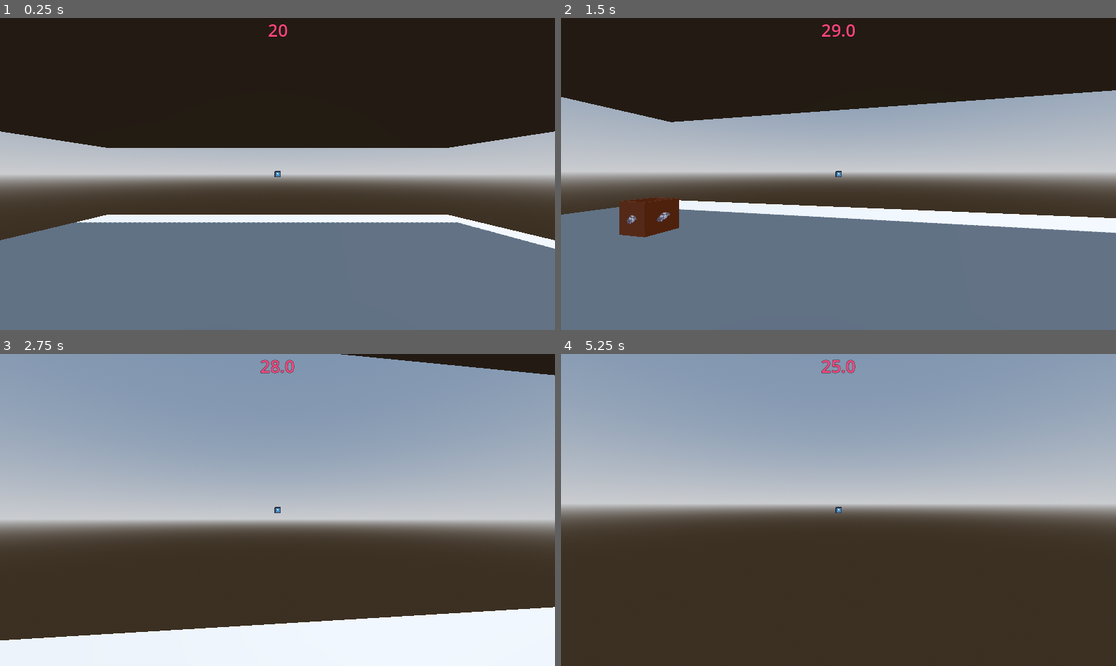
Above: before the commit, frames 1-4 (two rows, left to right).
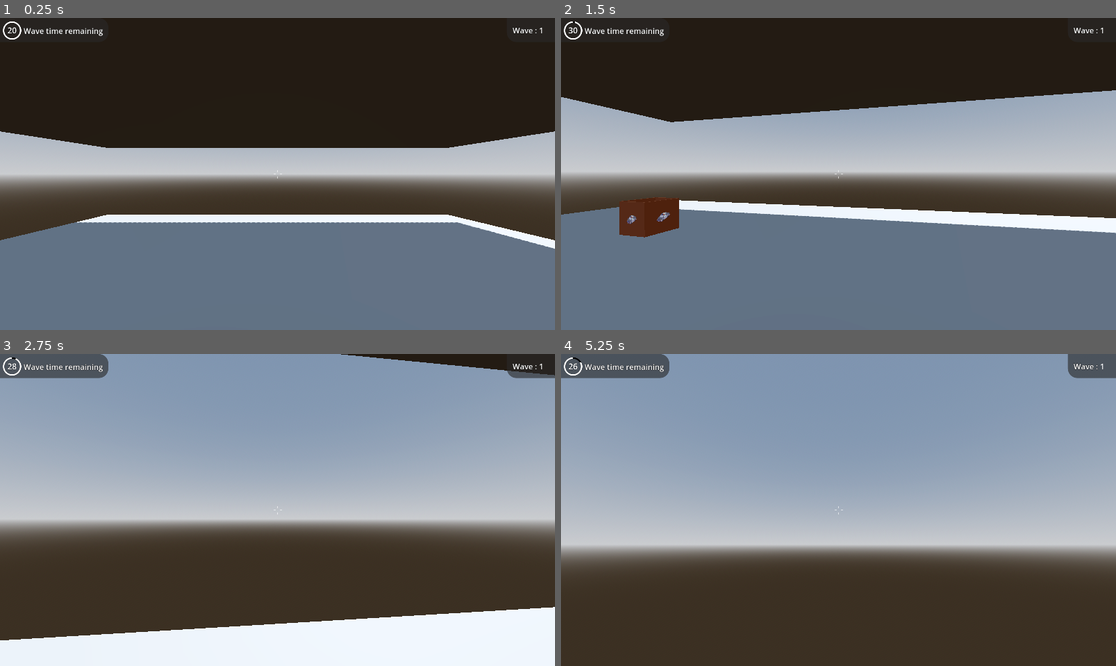
Above: after the commit, the same moments.

Repository: MonoLogicCodes/packing-hours
Game: Godot game, scene res://Scenes/main.tscn
Same seed, same stepped clock (60 frames per second), same inputs: the game is played once before the commit and once after it. The project has no main scene, so this scene is started directly. The engine's default icon, where the game draws it, is replaced by a stand-in: a white triangle on a blue panel in a dark square.
Inputs (mouse positions are in pixels of both pictures, inside the frame that each line leads up to):
- Up to frame 1 (0.25 s): no input
- Up to frame 2 (1.5 s): move the mouse to (866, 174) at 0.52 s; hold W (forward) from 0.53 s (still down); right-click (866, 174) at 0.6 s; move the mouse to (810, 174) at 1.27 s; right-click (810, 174) at 1.35 s
- Up to frame 3 (2.75 s): keep holding W (forward); move the mouse to (288, 503) at 2.02 s; right-click (288, 503) at 2.1 s
- Up to frame 4 (5.25 s): move the mouse to (832, 516) at 2.77 s; right-click (832, 516) at 2.85 s; tap Enter at 3.5 s; move the mouse to (877, 513) at 3.52 s; right-click (877, 513) at 3.6 s; tap Escape (escape) at 4.15 s; release W (forward) at 4.25 s; click (838, 488) at 4.25 s, where only the run after the commit has a clickable "RESUME"; tap Space at 5 s; move the mouse to (672, 463) at 5.02 s; hold A (left) from 5.03 s (still down); right-click (672, 463) at 5.1 s

The runs differ from the first frame. In frame 1, 0.4% of the frame differs, in the area x 0-98%, y 1-52%; in frame 2, 0.4%; in frame 3, 1.9%; in frame 4, 31%, in the area x 0-100%, y 0-69%.

Commit message:
Added UI v1
Added HUD
Added Pause Menu

Diff:
--- a/Scenes/Player/player.tscn
+++ b/Scenes/Player/player.tscn
@@ -1,7 +1,6 @@
-[gd_scene load_steps=6 format=3 uid="uid://crugke31s5nm1"]
+[gd_scene load_steps=5 format=3 uid="uid://crugke31s5nm1"]
 
 [ext_resource type="Script" uid="uid://clpmwoc2b0kh" path="res://Scripts/player.gd" id="1_4ntmi"]
-[ext_resource type="Texture2D" uid="uid://dqvl7p3i8ixff" path="res://icon.svg" id="2_btcbx"]
 
 [sub_resource type="StandardMaterial3D" id="StandardMaterial3D_2bvtq"]
 albedo_color = Color(0.3371493, 0.80824965, 0.7742935, 1)
@@ -42,20 +41,3 @@
 
 [node name="Hand" type="Node3D" parent="Head/Camera3D"]
 transform = Transform3D(1, 0, 0, 0, 1, 0, 0, 0, 1, 0.779, -0.546, -0.71774656)
-
-[node name="TextureRect" type="TextureRect" parent="."]
-anchors_preset = 8
-anchor_left = 0.5
-anchor_top = 0.5
-anchor_right = 0.5
-anchor_bottom = 0.5
-offset_left = -64.0
-offset_top = -64.0
-offset_right = 64.0
-offset_bottom = 64.0
-grow_horizontal = 2
-grow_vertical = 2
-scale = Vector2(0.1, 0.1)
-pivot_offset = Vector2(64, 64)
-mouse_filter = 2
-texture = ExtResource("2_btcbx")
--- a/Scenes/main.tscn
+++ b/Scenes/main.tscn
@@ -1,14 +1,44 @@
-[gd_scene load_steps=5 format=3 uid="uid://5w1qdgy6oegd"]
+[gd_scene load_steps=11 format=3 uid="uid://5w1qdgy6oegd"]
 
 [ext_resource type="PackedScene" uid="uid://bjdh63hcwc37g" path="res://Scenes/World/world.tscn" id="1_jjgbg"]
 [ext_resource type="Script" uid="uid://d2dtvclyryyrt" path="res://Scripts/Managers/game_manager.gd" id="2_bo1nx"]
 [ext_resource type="Script" uid="uid://c8e3qqa072yim" path="res://Scripts/Managers/anomaly_manager.gd" id="3_8gbba"]
-
-[sub_resource type="LabelSettings" id="LabelSettings_bo1nx"]
-font_size = 36
-font_color = Color(0.9838348, 0.27865908, 0.49448496, 1)
-outline_size = 2
-outline_color = Color(0, 0, 0, 1)
+[ext_resource type="Script" uid="uid://vm8fhhjlhmsj" path="res://Scripts/UI/ui.gd" id="4_kry3j"]
+[ext_resource type="Texture2D" uid="uid://b276gntvgtxm2" path="res://Assets/UI/HUD/crosshair009.png" id="5_21xkr"]
+[ext_resource type="Texture2D" uid="uid://6ewmd7ki2wxc" path="res://Assets/UI/HUD/white_ring.png" id="6_6bp64"]
+
+[sub_resource type="StyleBoxFlat" id="StyleBoxFlat_v2yv0"]
+bg_color = Color(0.16078432, 0.16078432, 0.16078432, 0.62352943)
+corner_radius_top_right = 20
+corner_radius_bottom_right = 20
+
+[sub_resource type="StyleBoxFlat" id="StyleBoxFlat_344ge"]
+bg_color = Color(0.16078432, 0.16078432, 0.16078432, 0.62352943)
+corner_radius_bottom_left = 20
+
+[sub_resource type="StyleBoxFlat" id="StyleBoxFlat_21xkr"]
+content_margin_left = 0.0
+content_margin_top = 0.0
+content_margin_right = 0.0
+content_margin_bottom = 0.0
+bg_color = Color(0.1, 0.1, 0.1, 0.6)
+corner_radius_bottom_right = 20
+corner_radius_bottom_left = 20
+corner_detail = 5
+expand_margin_left = 10.0
+expand_margin_right = 10.0
+
+[sub_resource type="StyleBoxFlat" id="StyleBoxFlat_6bp64"]
+content_margin_left = 0.0
+content_margin_top = 0.0
+content_margin_right = 0.0
+content_margin_bottom = 0.0
+bg_color = Color(0.2231029, 0.2231029, 0.22310287, 0.6)
+corner_radius_top_left = 3
+corner_radius_top_right = 3
+corner_radius_bottom_right = 3
+corner_radius_bottom_left = 3
+corner_detail = 5
 
 [node name="Main" type="Node"]
 
@@ -33,20 +63,198 @@
 [node name="AnomalyManager" type="Node" parent="Managers"]
 script = ExtResource("3_8gbba")
 
-[node name="UI" type="CanvasLayer" parent="."]
-
-[node name="time_left" type="Label" parent="UI"]
+[node name="UI" type="CanvasLayer" parent="." node_paths=PackedStringArray("wave_timer", "inter_wave_timer", "hud", "hud_wave_timer_label", "hud_wave_progress_bar", "hud_inter_wave_timer_label", "hud_inter_wave_timer_panel", "hud_curr_wave_number", "pause_menu")]
+script = ExtResource("4_kry3j")
+wave_timer = NodePath("../Managers/GameManager/wave_timer")
+inter_wave_timer = NodePath("../Managers/GameManager/inter_wave_timer")
+hud = NodePath("HUD")
+hud_wave_timer_label = NodePath("HUD/Panel/TextureProgressBar/wave_time_left")
+hud_wave_progress_bar = NodePath("HUD/Panel/TextureProgressBar")
+hud_inter_wave_timer_label = NodePath("HUD/PanelContainer/VBoxContainer/inter_wave_time")
+hud_inter_wave_timer_panel = NodePath("HUD/PanelContainer")
+hud_curr_wave_number = NodePath("HUD/Panel2/current_wave")
+pause_menu = NodePath("PauseMenu")
+
+[node name="HUD" type="Control" parent="UI"]
+layout_mode = 3
+anchors_preset = 15
+anchor_right = 1.0
+anchor_bottom = 1.0
+grow_horizontal = 2
+grow_vertical = 2
+mouse_filter = 2
+
+[node name="cross_hair" type="TextureRect" parent="UI/HUD"]
+layout_mode = 1
+anchors_preset = 8
+anchor_left = 0.5
+anchor_top = 0.5
+anchor_right = 0.5
+anchor_bottom = 0.5
+offset_left = -8.5
+offset_top = -8.5
+offset_right = 8.5
+offset_bottom = 8.5
+grow_horizontal = 2
+grow_vertical = 2
+texture = ExtResource("5_21xkr")
+expand_mode = 1
+
+[node name="Panel" type="Panel" parent="UI/HUD"]
+layout_mode = 1
+offset_right = 225.0
+offset_bottom = 50.0
+theme_override_styles/panel = SubResource("StyleBoxFlat_v2yv0")
+
+[node name="TextureProgressBar" type="TextureProgressBar" parent="UI/HUD/Panel"]
+layout_mode = 1
+offset_left = 6.0000005
+offset_top = 6.9999995
+offset_right = 70.0
+offset_bottom = 71.0
+scale = Vector2(0.595, 0.595)
+value = 100.0
+fill_mode = 5
+texture_under = ExtResource("6_6bp64")
+texture_progress = ExtResource("6_6bp64")
+tint_under = Color(0, 0, 0, 1)
+
+[node name="wave_time_left" type="Label" parent="UI/HUD/Panel/TextureProgressBar"]
+layout_mode = 1
+anchors_preset = 8
+anchor_left = 0.5
+anchor_top = 0.5
+anchor_right = 0.5
+anchor_bottom = 0.5
+offset_left = -9.5
+offset_top = -11.500002
+offset_right = 9.5
+offset_bottom = 11.500002
+grow_horizontal = 2
+grow_vertical = 2
+theme_override_colors/font_color = Color(1, 1, 1, 1)
+theme_override_colors/font_outline_color = Color(0, 0, 0, 1)
+theme_override_constants/outline_size = 2
+theme_override_font_sizes/font_size = 28
+text = "20"
+horizontal_alignment = 1
+vertical_alignment = 1
+
+[node name="Label2" type="Label" parent="UI/HUD/Panel"]
+layout_mode = 0
+offset_left = 49.0
+offset_top = 15.0
+offset_right = 214.0
+offset_bottom = 38.0
+theme_override_colors/font_color = Color(1, 1, 1, 1)
+theme_override_colors/font_outline_color = Color(0, 0, 0, 1)
+theme_override_constants/outline_size = 2
+text = "Wave time remaining"
+
+[node name="Panel2" type="Panel" parent="UI/HUD"]
+layout_mode = 1
+anchors_preset = 1
+anchor_left = 1.0
+anchor_right = 1.0
+offset_left = -100.0
+offset_bottom = 50.0
+grow_horizontal = 0
+theme_override_styles/panel = SubResource("StyleBoxFlat_344ge")
+
+[node name="Label2" type="Label" parent="UI/HUD/Panel2"]
+layout_mode = 1
+anchors_preset = 4
+anchor_top = 0.5
+anchor_bottom = 0.5
+offset_left = 12.0
+offset_top = -11.5
+offset_right = 63.000008
+offset_bottom = 11.5
+grow_vertical = 2
+theme_override_colors/font_color = Color(1, 1, 1, 1)
+theme_override_colors/font_outline_color = Color(0, 0, 0, 1)
+theme_override_constants/outline_size = 2
+text = "Wave :"
+
+[node name="current_wave" type="Label" parent="UI/HUD/Panel2"]
+layout_mode = 1
+anchors_preset = 6
+anchor_left = 1.0
+anchor_top = 0.5
+anchor_right = 1.0
+anchor_bottom = 0.5
+offset_left = -33.0
+offset_top = -11.5
+offset_bottom = 11.5
+grow_horizontal = 0
+grow_vertical = 2
+text = "0"
+
+[node name="PanelContainer" type="PanelContainer" parent="UI/HUD"]
+layout_mode = 1
 anchors_preset = 5
 anchor_left = 0.5
 anchor_right = 0.5
 offset_left = -20.0
 offset_right = 20.0
-offset_bottom = 23.0
-grow_horizontal = 2
-text = "20"
-label_settings = SubResource("LabelSettings_bo1nx")
-horizontal_alignment = 1
+offset_bottom = 40.0
+grow_horizontal = 2
+theme_override_styles/panel = SubResource("StyleBoxFlat_21xkr")
+
+[node name="VBoxContainer" type="HBoxContainer" parent="UI/HUD/PanelContainer"]
+layout_mode = 2
+theme_override_constants/separation = -2
+
+[node name="Label" type="Label" parent="UI/HUD/PanelContainer/VBoxContainer"]
+layout_mode = 2
+text = "Next wave starting in : "
+
+[node name="inter_wave_time" type="Label" parent="UI/HUD/PanelContainer/VBoxContainer"]
+layout_mode = 2
+text = "10"
+
+[node name="PauseMenu" type="Control" parent="UI"]
+process_mode = 3
+visible = false
+layout_mode = 3
+anchors_preset = 15
+anchor_right = 1.0
+anchor_bottom = 1.0
+grow_horizontal = 2
+grow_vertical = 2
+
+[node name="PanelContainer" type="PanelContainer" parent="UI/PauseMenu"]
+layout_mode = 1
+anchors_preset = 8
+anchor_left = 0.5
+anchor_top = 0.5
+anchor_right = 0.5
+anchor_bottom = 0.5
+offset_left = -20.0
+offset_top = -20.0
+offset_right = 20.0
+offset_bottom = 20.0
+grow_horizontal = 2
+grow_vertical = 2
+theme_override_styles/panel = SubResource("StyleBoxFlat_6bp64")
+
+[node name="VBoxContainer" type="VBoxContainer" parent="UI/PauseMenu/PanelContainer"]
+layout_mode = 2
+theme_override_constants/separation = 16
+
+[node name="resume" type="Button" parent="UI/PauseMenu/PanelContainer/VBoxContainer"]
+layout_mode = 2
+text = "RESUME"
+
+[node name="reload" type="Button" parent="UI/PauseMenu/PanelContainer/VBoxContainer"]
+layout_mode = 2
+text = "RELOAD PREVIOUS WAVE"
+
+[node name="main_menu" type="Button" parent="UI/PauseMenu/PanelContainer/VBoxContainer"]
+layout_mode = 2
+text = "QUIT TO MAIN MENU"
 
 [connection signal="timeout" from="Managers/GameManager/wave_timer" to="Managers/GameManager" method="_on_wave_timer_timeout"]
 [connection signal="timeout" from="Managers/GameManager/toy_spawn_freq" to="Managers/GameManager" method="_on_toy_spawn_freq_timeout"]
 [connection signal="timeout" from="Managers/GameManager/inter_wave_timer" to="Managers/GameManager" method="_on_inter_wave_timer_timeout"]
+[connection signal="pressed" from="UI/PauseMenu/PanelContainer/VBoxContainer/resume" to="UI" method="_on_resume_pressed"]
--- a/Scripts/Global.gd
+++ b/Scripts/Global.gd
@@ -4,6 +4,8 @@
 var anomaly_manager:Node#set by anomaly_manager itself
 var player:Node3D
 var world:Node3D
+
+var current_wave=0
 
 var toy_models = {
 	"ball":preload("res://Scenes/Toys_models/ball_1.tscn"),
--- a/Scripts/Managers/game_manager.gd
+++ b/Scripts/Managers/game_manager.gd
@@ -11,7 +11,6 @@
 	3:[8,[]],
 }
 var curr_wave_details:Array=[]
-var current_wave:int=0
 
 var toys_spawned_this_wave:int=0#Changes from world.gd
 var toys_left_to_place:int = 0#Changes from toys.gd
@@ -22,8 +21,8 @@
 func _ready() -> void:
 	Global.game_manager = self
 
-	current_wave=1
-	try_start_wave(current_wave)
+	Global.current_wave=1
+	try_start_wave(Global.current_wave)
 
 func start_waves_timer():
 	if wave_timer.is_stopped():wave_timer.start()
@@ -32,7 +31,7 @@
 	if toy_spawn_freq.is_stopped():toy_spawn_freq.start()
 
 func try_start_wave(wave_no:int):
-	if current_wave > WAVES.size():
+	if Global.current_wave > WAVES.size():
 		stop_wave_timers()
 		print("You Won!")
 		return
@@ -82,13 +81,12 @@
 	stop_wave_timers()
 
 func _on_inter_wave_timer_timeout() -> void:
-	current_wave+=1
-	try_start_wave(current_wave)
+	Global.current_wave+=1
+	try_start_wave(Global.current_wave)
 
 func _on_toy_spawn_freq_timeout() -> void:
 	if toys_spawned_this_wave<curr_wave_details[0]:
 		Global.world.try_spawn_toy(toys_data[toys_spawned_this_wave])
-	$"../../UI/time_left".text = str(round(wave_timer.time_left))#Temp
 
 func stop_wave_timers():
 	wave_timer.stop()
--- /dev/null
+++ b/Scripts/UI/ui.gd
@@ -0,0 +1,56 @@
+extends CanvasLayer
+
+@export var wave_timer:Timer
+@export var inter_wave_timer:Timer
+
+@export_category("HUD")
+@export var hud:Control
+@export var hud_wave_timer_label:Label
+@export var hud_wave_progress_bar:TextureProgressBar
+@export var hud_inter_wave_timer_label:Label
+@export var hud_inter_wave_timer_panel:PanelContainer
+@export var hud_curr_wave_number:Label
+
+@export_category("Pause Menu")
+@export var pause_menu:Control
+
+func _ready() -> void:
+	hud_new_wave_started()
+	pause_game(false)
+	#for HUD
+	wave_timer.timeout.connect(reset_hud_wave_timer_label)
+	inter_wave_timer.timeout.connect(hud_new_wave_started)
+	#for PauseScreen
+	Global.player.pause.connect(pause_game)
+	set_hud_wave_timer_max()
+
+func _process(_delta: float) -> void:
+	#HUD
+	if not wave_timer.is_stopped():
+		var time_left = wave_timer.time_left
+		hud_wave_progress_bar.value = time_left
+		hud_wave_timer_label.text = str(ceili(time_left))
+	if not inter_wave_timer.is_stopped():
+		hud_inter_wave_timer_panel.visible = true
+		hud_inter_wave_timer_label.text = str(ceili(inter_wave_timer.time_left))
+
+#HUD functions
+func set_hud_wave_timer_max():
+	hud_wave_progress_bar.max_value = wave_timer.wait_time
+
+func hud_new_wave_started():
+	hud_inter_wave_timer_panel.visible = false
+	hud_curr_wave_number.text = str(Global.current_wave)
+
+func reset_hud_wave_timer_label():
+	hud_wave_timer_label.text = "0"
+#Pause Menu functions
+func pause_game(to_pause:bool):
+	if to_pause:Input.set_mouse_mode(Input.MOUSE_MODE_VISIBLE)
+	else:Input.set_mouse_mode(Input.MOUSE_MODE_CAPTURED)
+
+	pause_menu.visible = to_pause
+	get_tree().paused = to_pause
+
+func _on_resume_pressed() -> void:
+	pause_game(false)
--- a/Scripts/player.gd
+++ b/Scripts/player.gd
@@ -1,4 +1,6 @@
 extends CharacterBody3D
+
+signal pause
 
 @onready var ray_cast = $Head/Camera3D/RayCast3D
 @onready var camera = $Head/Camera3D
@@ -17,29 +19,26 @@
 var speed:float = WALK_SPEED;
 var curr_fov:float = NORMAL_FOV
 var gravity:float = GRAVITY
-var mouse_captured:bool = true
 
 var picked_toy:Object = null
 
 func _ready() -> void:
 	speed=WALK_SPEED
 	Global.player = self
-	mouse_capture(true)
 
 func _unhandled_input(event: InputEvent) -> void:
 	if Input.is_action_just_pressed("escape"):
-		mouse_capture(!mouse_captured)
+		emit_signal("pause",true)
 	if Input.is_action_just_pressed("right_click"):
 		check_raycast_collider("right_click")
 
-	if mouse_captured and event is InputEventMouseMotion:
+	if event is InputEventMouseMotion:#mouse_cap is removed as this will run only if paused=false
 		rotate_y(-event.relative.x * SENSITIVITY)
 		camera.rotate_x(-event.relative.y * SENSITIVITY)
 		camera.rotation.x = clamp(camera.rotation.x,deg_to_rad(-70),deg_to_rad(60))
 
 func _physics_process(delta: float) -> void:
-	if(mouse_captured):
-		_handle_movement(delta)
+	_handle_movement(delta)
 
 func _handle_movement(delta: float) -> void:
 	if not is_on_floor():
@@ -51,7 +50,7 @@
 	var move_dir  = (transform.basis * Vector3(input_dir.x, 0, input_dir.y)).normalized()
 
 	if move_dir:
-		if camera.fov!=curr_fov:camera.fov=curr_fov
+		if camera.fov!=curr_fov:camera.fov=move_toward(camera.fov,curr_fov,speed)
 		velocity.x = move_dir.x * speed
 		velocity.z = move_dir.z * speed
 	else:
@@ -61,12 +60,6 @@
 
 	move_and_slide()
 
-func mouse_capture(val: bool):
-	mouse_captured = val
-	if val:
-		Input.set_mouse_mode(Input.MOUSE_MODE_CAPTURED)
-	else:
-		Input.set_mouse_mode(Input.MOUSE_MODE_VISIBLE)
 
 func check_raycast_collider(event: String) -> void:
 	if ray_cast.is_colliding():
Binary file added: Assets/UI/HUD/crosshair009.png
Not shown, added: Assets/UI/HUD/crosshair009.png.import
Binary file added: Assets/UI/HUD/crosshair025.png
Not shown, added: Assets/UI/HUD/crosshair025.png.import
Binary file added: Assets/UI/HUD/crosshair180.png
Not shown, added: Assets/UI/HUD/crosshair180.png.import
Binary file added: Assets/UI/HUD/white_ring.png
Not shown, added: Assets/UI/HUD/white_ring.png.import
Not shown, added: Scripts/UI/ui.gd.uid
